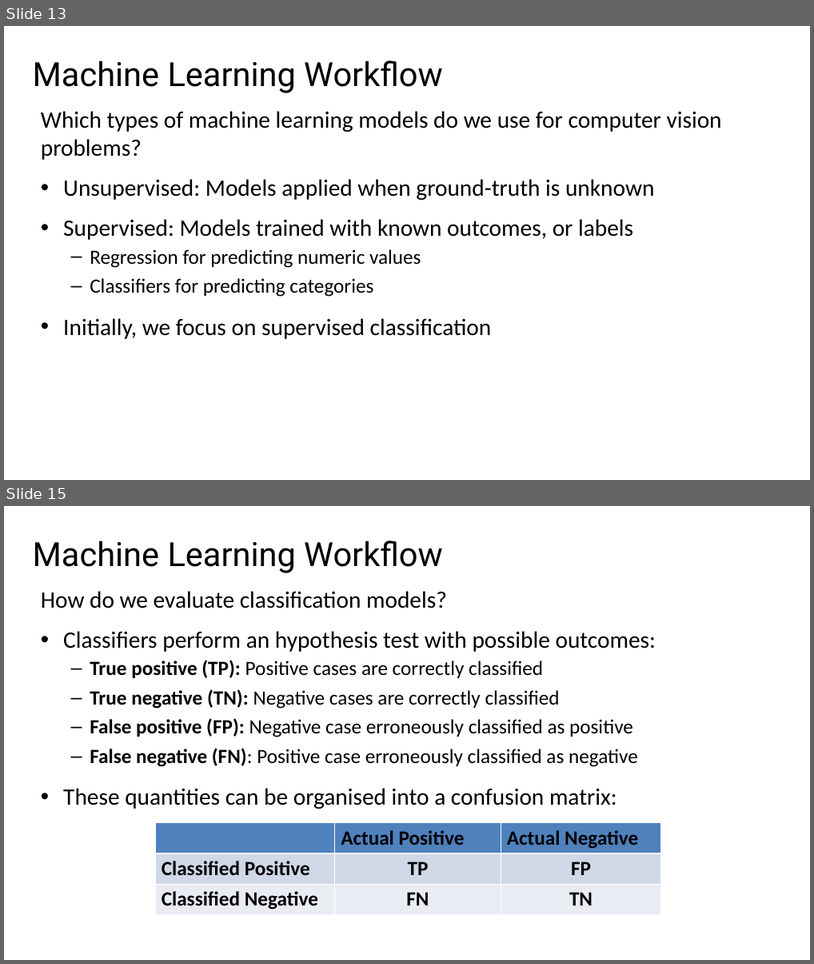
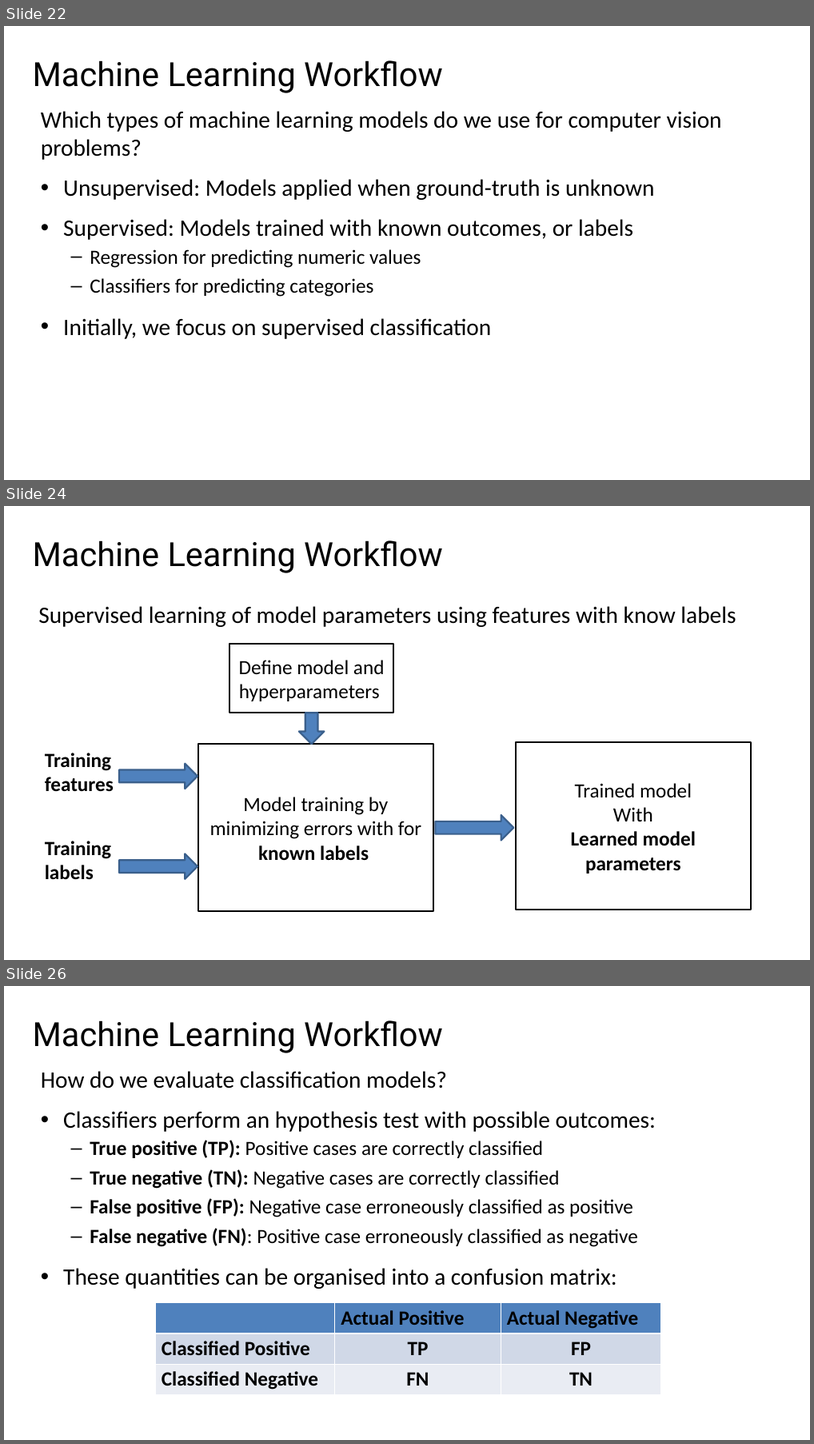
Before and after one commit to StephenElston/CSCI-E25, a slide deck: Slides/4_MachineLearningForCV.pptx. Shown one above the other, each under a label of ours: slides 13 and 15 before the commit, slides 22, 24 and 26 after it; the slides between them are not shown. The pictures are 814x964 and 814x1444 pixels, drawn with LibreOffice and Linux fonts; fonts in the diff are those of the drawing. Boxes give left, top, right and bottom in pixels: in the first picture for what was removed or moved away, otherwise in the second. Text is boxed around its words. In the diff, an @@ line names an element or a change of style, - is before the commit and + after.

```diff
--- a/Slides/4_MachineLearningForCV.pptx
+++ b/Slides/4_MachineLearningForCV.pptx
@@ slide 24 added at box(4, 506, 810, 960), background #FFFFFF @@
@@ title added at box(33, 540, 443, 573), 39.6 pt, text #000000 @@
+Machine Learning Workflow
@@ text added at box(38, 606, 736, 627), 28 pt, text #000000 @@
+Supervised learning of model parameters using features with know labels
@@ rectangle added at box(230, 644, 394, 713), outline #000000 2 pt, 24 pt, text #000000 @@
+Define model and hyperparameters
@@ right arrow added at box(299, 713, 325, 744), fill #4F81BD, outline #3A5F8C 2 pt @@
@@ rectangle added at box(198, 744, 434, 911), outline #000000 2 pt, 24 pt, text #000000 @@
+Model training by minimizing errors with for known labels
@@ rectangle added at box(516, 743, 752, 909), outline #000000 2 pt, 24 pt, text #000000, bold @@
+Trained model
+With
+Learned model parameters
@@ text added at box(45, 752, 114, 792), 24 pt, text #000000, bold @@
+Training features
@@ right arrow added at box(119, 763, 198, 788), fill #4F81BD, outline #3A5F8C 2 pt @@
@@ right arrow added at box(436, 815, 514, 840), fill #4F81BD, outline #3A5F8C 2 pt @@
@@ text added at box(45, 840, 111, 880), 24 pt, text #000000, bold @@
+Training labels
@@ right arrow added at box(119, 853, 198, 879), fill #4F81BD, outline #3A5F8C 2 pt @@
@@ what was slide 13 is now slide 22 @@
@@ what was slide 15 is now slide 26 @@
```
Also in this commit, not shown: 3 slides changed, 10 other slides added.
